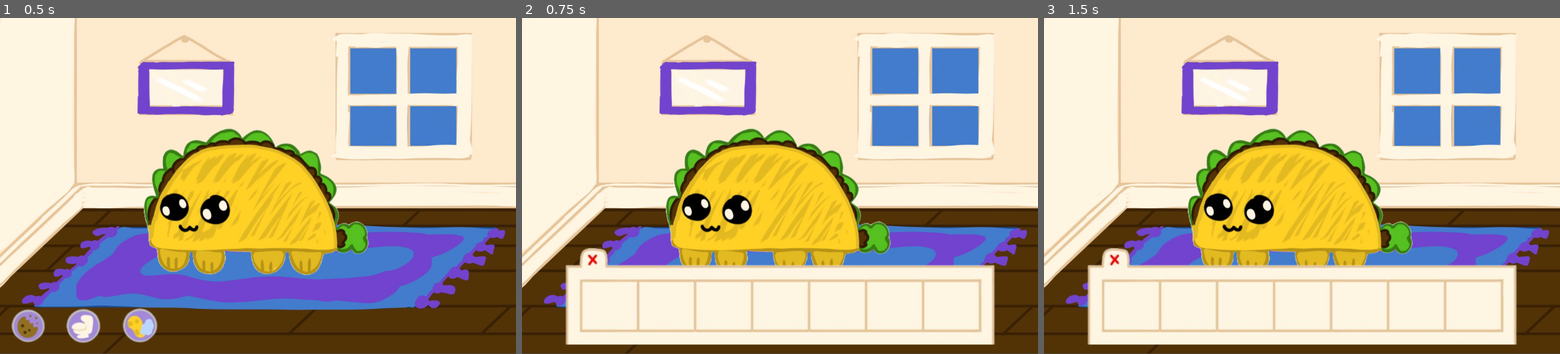
Above: before the commit, frames 1-3 (left to right).
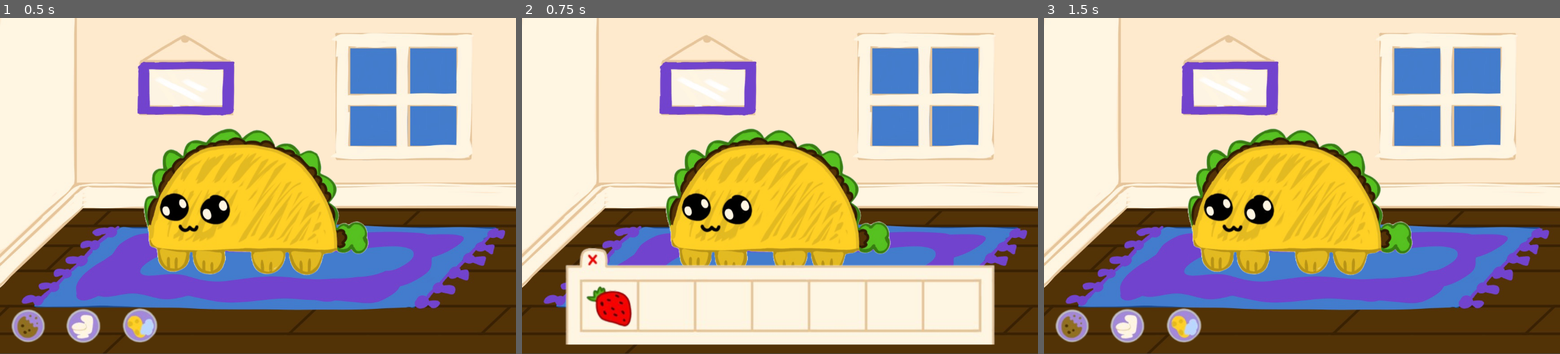
Above: after the commit, the same moments.

Repository: angelmiulkie/css-360-project-3
Game: Godot game, scene res://Scenes/main.tscn
Same seed, same stepped clock (60 frames per second), same inputs: the game is played once before the commit and once after it.
Inputs (mouse positions are in pixels of both pictures, inside the frame that each line leads up to):
- Up to frame 1 (0.5 s): no input
- Up to frame 2 (0.75 s): click (552, 323) at 0.5 s
- Up to frame 3 (1.5 s): click (1116, 259) at 1.27 s

Frame 1 is identical in both runs. In frame 2, 0.7% of the frame differs, in the area x 12-22%, y 79-92%; in frame 3, 20%, in the area x 2-92%, y 68-98%.

Commit message:
Added the strawberry food and made it so it's able to be dragged and dropped onto the pet.

Diff:
--- a/Scenes/Scripts/main.gd
+++ b/Scenes/Scripts/main.gd
@@ -9,3 +9,9 @@
 func _on_food_icon_button_pressed() -> void:
 	inventory_panel.visible = !inventory_panel.visible
 	$"Action Buttons".visible = !$"Inventory Panel".visible
+
+# If the X button is pressed, the inventory would disappear
+# and then the icons would come back
+func _on_inventory_x_button_pressed() -> void:
+	inventory_panel.visible = false
+	$"Action Buttons".visible = true
--- a/Scenes/Scripts/pet.gd
+++ b/Scenes/Scripts/pet.gd
@@ -34,6 +34,19 @@
 	# Bathroom begins to decay as well
 	bathroom = max(0, bathroom - DECAY_RATE)
 
+# Thhis is to create a drop target over the pet so the
+# Food items can be dragged and dropped
+func _can_drop_data(position, data):
+	return data.has("Value")
+
+# This is to actually have the pet react to the item
+# That is getting dropped
+func _drop_data(position, data):
+	var food_value = data["Value"]
+	hunger = min(100, hunger + food_value)
+	# TODO: create an animation that shows that the
+	# pet has eaten the piece of foood
+
 # This checks the stats if they get too low
 func _check_pet_status():
 	if hunger <= CRITICAL_LEVEL:
--- /dev/null
+++ b/Scenes/Scripts/strawberry_food_item.gd
@@ -0,0 +1,48 @@
+extends TextureRect
+
+# variables that show how much each food value is
+# and the name of the food
+var food_value = 5
+var food_name = "Strawberry"
+
+# Creating a function that makes it so the strawberry
+# is draggable
+func _get_drag_data(position):
+	# Creating a container Control to hold the preview
+	var preview = Control.new()
+	var size = Vector2(113, 113)
+	preview.set_anchors_and_offsets_preset(Control.PRESET_TOP_LEFT)
+	preview.set_size(size)
+
+	# Creating the Visual Texture
+	var drag_texture = TextureRect.new()
+
+	drag_texture.texture = texture
+	drag_texture.expand = true
+	drag_texture.stretch_mode = TextureRect.STRETCH_KEEP_ASPECT_CENTERED
+	drag_texture.custom_minimum_size = Vector2(113, 113) # This is the size of the strawberry
+
+	# Making the entire drag_texture fill the whole preview
+	drag_texture.anchor_left = 0
+	drag_texture.anchor_top = 0
+	drag_texture.anchor_right = 1
+	drag_texture.anchor_bottom = 1
+	drag_texture.offset_left = 0
+	drag_texture.offset_top = 0
+	drag_texture.offset_right = 0
+	drag_texture.offset_bottom = 0
+
+	drag_texture.position = -size / 2
+	preview.add_child(drag_texture)
+	set_drag_preview(preview)
+
+	# Hiding the original picture so it looks like we're
+	# actually dragging the real strawberry
+	visible = false
+
+	var drag_data = {
+		"Name": food_name,
+		"Value": food_value,
+		"Texture": self.texture
+	}
+	return drag_data
--- a/Scenes/main.tscn
+++ b/Scenes/main.tscn
@@ -7,6 +7,8 @@
 [ext_resource type="Texture2D" uid="uid://ct1fpwlimvi8p" path="res://Art/Toilet Button - Transparent.png" id="4_jjvhh"]
 [ext_resource type="Texture2D" uid="uid://wmsfk208ntss" path="res://Art/Washing Button - Transparent.png" id="6_344ge"]
 [ext_resource type="Texture2D" uid="uid://d16tln5gsinwx" path="res://Art/Inventory - Transparent.png" id="7_ynf5e"]
+[ext_resource type="Texture2D" uid="uid://dgn4xfn2mxeat" path="res://Art/Food Strawberry - Transparent.png" id="8_ynf5e"]
+[ext_resource type="Script" uid="uid://sxd5ml3ferw8" path="res://Scenes/Scripts/strawberry_food_item.gd" id="9_hptm8"]
 
 [node name="Main" type="Node2D"]
 script = ExtResource("1_6bp64")
@@ -38,6 +40,7 @@
 offset_bottom = 40.0
 
 [node name="Food Icon Button" type="TextureButton" parent="Action Buttons"]
+layout_mode = 0
 offset_left = -2.0
 offset_top = 616.0
 offset_right = 130.0
@@ -46,6 +49,7 @@
 stretch_mode = 0
 
 [node name="Bathroom Icon Button" type="TextureButton" parent="Action Buttons"]
+layout_mode = 0
 offset_left = 131.0
 offset_top = 628.0
 offset_right = 247.0
@@ -54,6 +58,7 @@
 stretch_mode = 0
 
 [node name="Washing Icon Button" type="TextureButton" parent="Action Buttons"]
+layout_mode = 0
 offset_left = 261.0
 offset_top = 636.0
 offset_right = 365.0
@@ -76,4 +81,22 @@
 offset_bottom = 729.0
 texture = ExtResource("7_ynf5e")
 
+[node name="Inventory X Button" type="TextureButton" parent="Inventory Panel"]
+layout_mode = 0
+offset_left = 130.0
+offset_top = 517.0
+offset_right = 186.0
+offset_bottom = 557.0
+stretch_mode = 0
+
+[node name="Strawberry - Food Item" type="TextureRect" parent="Inventory Panel"]
+layout_mode = 0
+offset_left = 138.0
+offset_top = 589.0
+offset_right = 251.0
+offset_bottom = 702.0
+texture = ExtResource("8_ynf5e")
+script = ExtResource("9_hptm8")
+
 [connection signal="pressed" from="Action Buttons/Food Icon Button" to="." method="_on_food_icon_button_pressed"]
+[connection signal="pressed" from="Inventory Panel/Inventory X Button" to="." method="_on_inventory_x_button_pressed"]
Binary file added: Art/Food Strawberry - Transparent.png
Not shown, added: Art/Food Strawberry - Transparent.png.import
Not shown, added: Scenes/Scripts/strawberry_food_item.gd.uid
Not shown: 1 places in Scenes/main.tscn that only renumber resources
